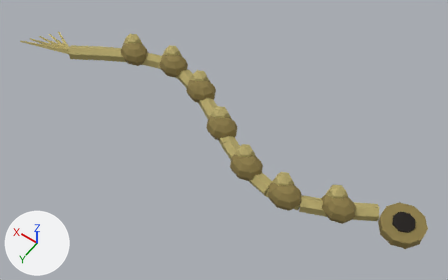
An edit to the glTF model assets3d/props/prop_closeup_rope7.glb, drawn before and after from the same camera.
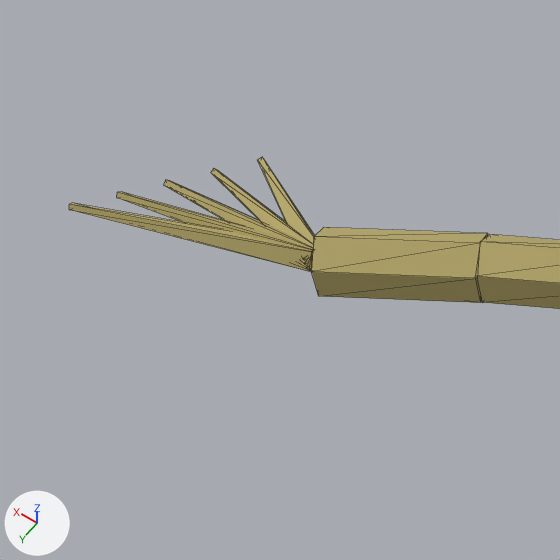
Each version is shown whole from a camera (50 mm lens) standing at (-0.814, 1.067, 1.638) and looking at (-0.066, 0.02, -0.007), then close up on the part from 1% to 26% of the width and 0% to 40% of the height. The lights are fixed; the arrows at lower left show +X, +Y and +Z. The last two pictures show the newer version. The close-ups show mesh edges as thin lines. Vertices at exactly the same position are counted once.

In view in the first close-up: 'prop_closeup_rope7'.
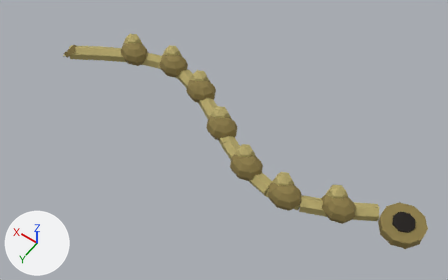
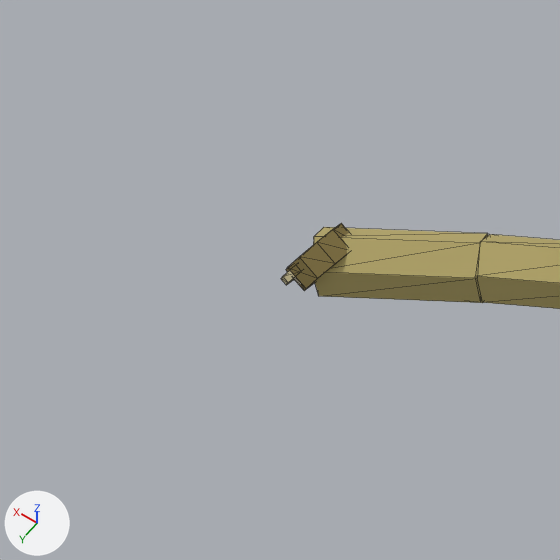
Boxes [x1, y1, x2, y2] around the edits, measured in the close-ups (560 x 560 px):
'prop_closeup_rope7', reshaped: before [69, 157, 560, 309]; after [281, 223, 560, 309]
part 1 of me_prop_closeup_rope7, added (yellow): after [286, 223, 350, 291]
part 2 of me_prop_closeup_rope7, added: after [281, 270, 295, 285]
part 3 of me_prop_closeup_rope7, deleted (yellow): before [69, 157, 315, 272]

Diff of the bpy script that builds the scene:
```diff
--- a/assets3d/props/prop_closeup_rope7.glb.py
+++ b/assets3d/props/prop_closeup_rope7.glb.py
@@ mat_m__e6d9a8 @@
+mat_m__e6d9a8 = principled_material('M_#E6D9A8')
+mat_m__e6d9a8.base_color = (0.797, 0.701, 0.399)  # beige #e7daa9
+mat_m__e6d9a8.roughness = 0.9
@@ me_prop_closeup_rope7 @@
 # used by ob_prop_closeup_rope7; location = (0.0, 0.0, 0.0)
-me_prop_closeup_rope7.from_pydata(...)  # 654 vertices, 1176 faces; spans x -0.77..0.82, y -0.17..0.16, z 0.0..0.1
+me_prop_closeup_rope7.from_pydata(...)  # 654 vertices, 1188 faces; spans x -0.77..0.64, y -0.17..0.16, z 0.0..0.1
+# me_prop_closeup_rope7 part 1: a new loose piece of 20 vertices spanning x 0.59..0.64, y 0.01..0.06, z 0.01..0.06, in mat_m__8a7a48 (yellow #8b7b46)
+# me_prop_closeup_rope7 part 2: a new loose piece of 20 vertices spanning x 0.6..0.64, y 0.01..0.07, z 0.01..0.06, in mat_m__e6d9a8 (beige #e7daa9)
+# me_prop_closeup_rope7 part 3
+# 40 vertices are removed from x 0.62..0.82, y -0.02..0.1, z 0.02..0.04
+# 60 faces are deleted
 me_prop_closeup_rope7.materials.append(mat_m__b4a66a)
@@ me_prop_closeup_rope7 @@
 me_prop_closeup_rope7.materials.append(mat_m__1e1814)
+me_prop_closeup_rope7.materials.append(mat_m__e6d9a8)  # beige #e7daa9
```
